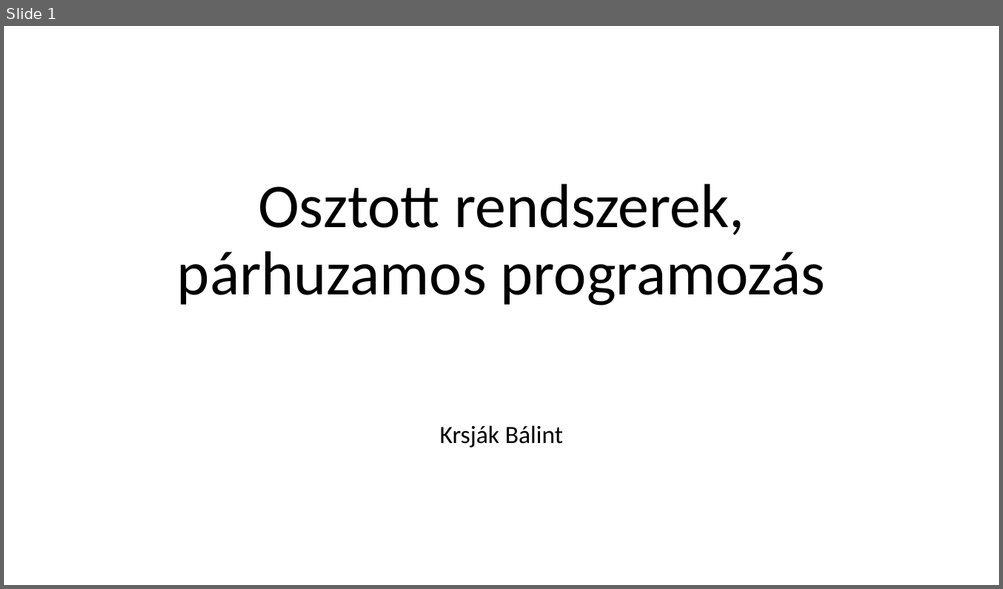
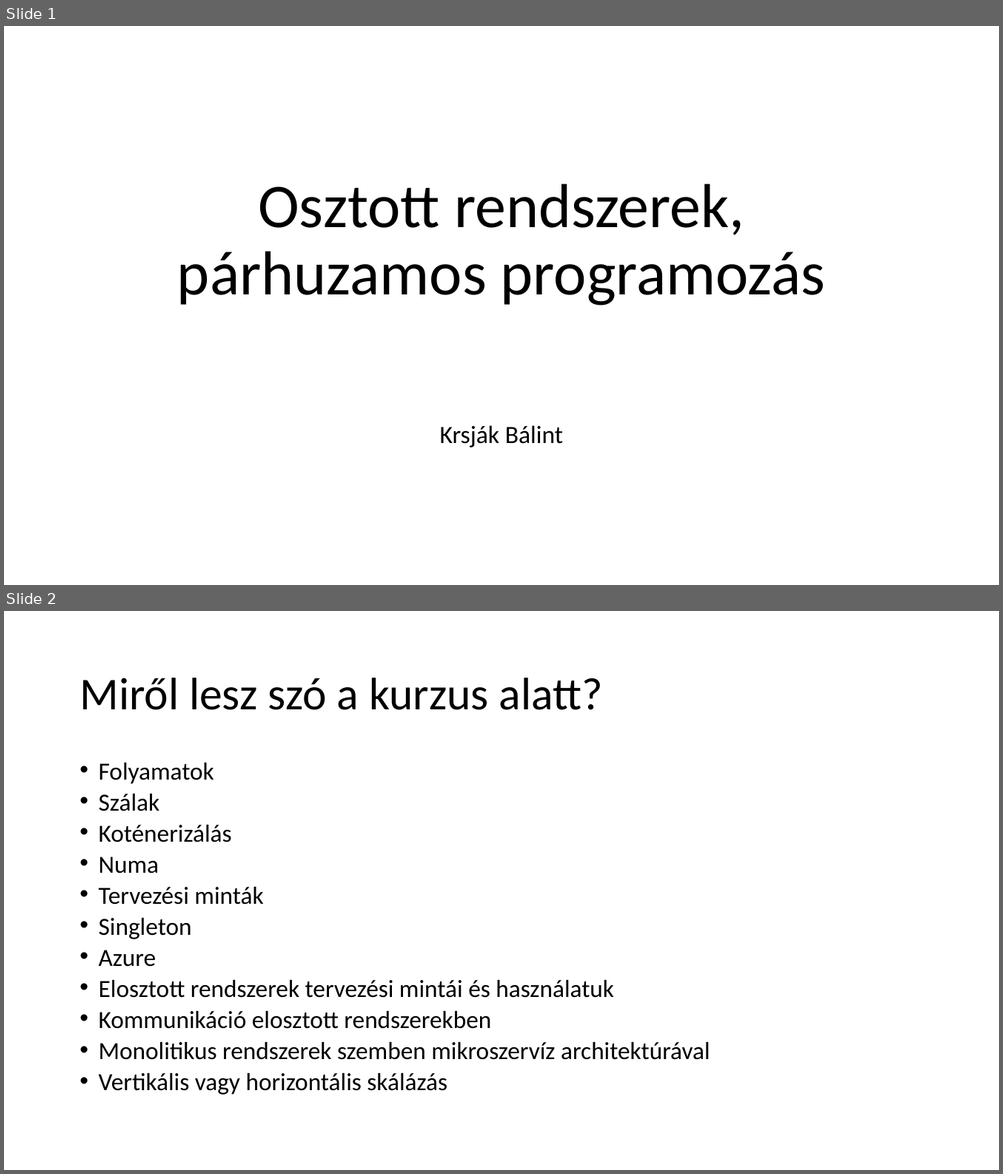
Before and after one commit to krsjakb/osztott-rendszerek-parhuzamos-programozas, a slide deck: Osztott rendszerek, párhuzamos programozás.pptx. Shown one above the other, each under a label of ours: slide 1 before the commit, slides 1 and 2 after it. The pictures are 1003x589 and 1003x1174 pixels, drawn with LibreOffice and Linux fonts; fonts in the diff are those of the drawing. Boxes give left, top, right and bottom in pixels: in the first picture for what was removed or moved away, otherwise in the second. Text is boxed around its words. In the diff, an @@ line names an element or a change of style, - is before the commit and + after.

```diff
--- a/Osztott rendszerek, párhuzamos programozás.pptx
+++ b/Osztott rendszerek, párhuzamos programozás.pptx
@@ slide 2 added at bbox=[4, 611, 999, 1170], background #FFFFFF @@
@@ title added at bbox=[79, 678, 603, 710], 44 pt, text #000000 @@
+Miről lesz szó a kurzus alatt?
@@ text added at bbox=[99, 763, 710, 1095], 23.8 pt, text #000000 @@
+• Folyamatok
+• Szálak
+• Koténerizálás
+• Numa
+• Tervezési minták
+• Singleton
+• Azure
+• Elosztott rendszerek tervezési mintái és használatuk
+• Kommunikáció elosztott rendszerekben
+• Monolitikus rendszerek szemben mikroszervíz architektúrával
+• Vertikális vagy horizontális skálázás
```
Also in this commit, not shown: 3 other slides added, 1 slide removed, 1 other file.
